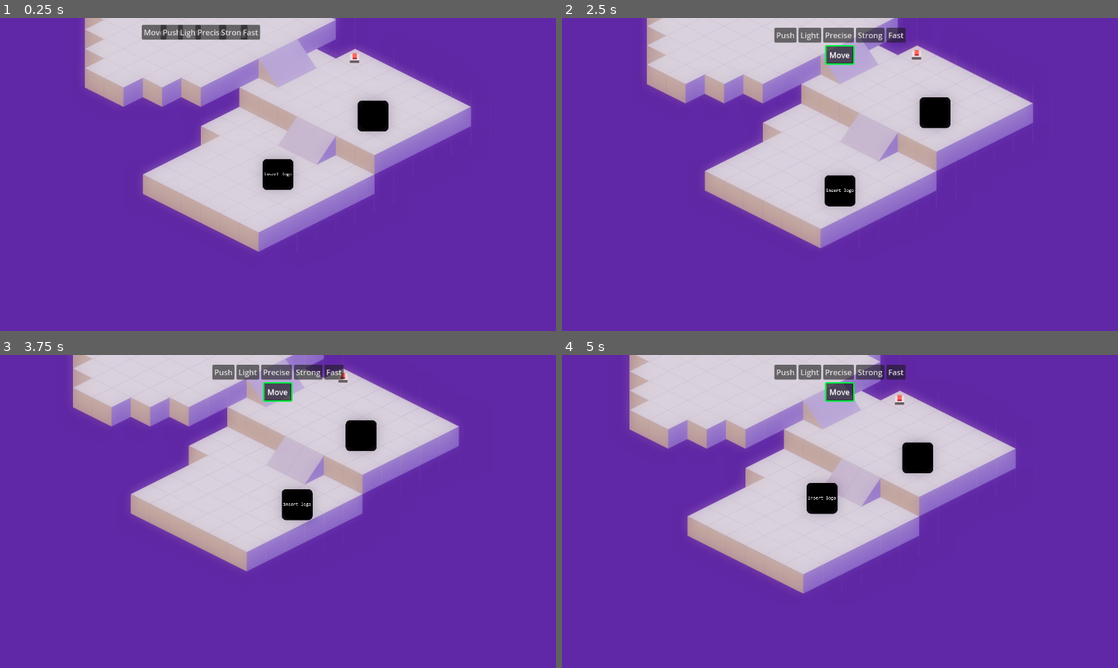
Above: before the commit, frames 1-4 (two rows, left to right).
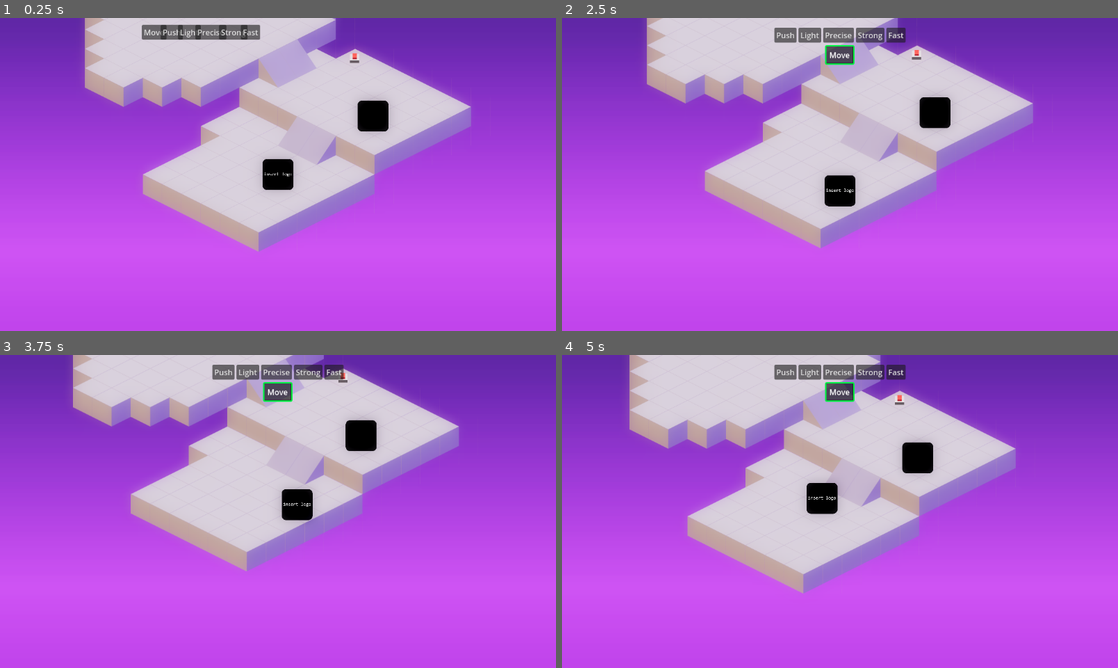
Above: after the commit, the same moments.

Repository: GeordieTomo/ludum-dare-58
Game: Godot game, scene res://environment/levels/test_level.tscn
The game is run twice, just before and just after one commit, with the same random seed, the same clock (stepped at 60 frames per second) and the same inputs.
Inputs:
- Up to frame 1 (0.25 s): no input
- Up to frame 2 (2.5 s): hold Right (right) 0.53-1.25 s; hold E (interact) 0.53-1.25 s; click "Move" at 1.25 s; hold Down (down) from 2.03 s (still down); tap E (interact) at 2.1 s
- Up to frame 3 (3.75 s): release Down (down) at 2.78 s; hold Right (right) 2.78-3.53 s; hold E (interact) 2.78-3.53 s; hold Up (up) from 3.53 s (still down); tap E (interact) at 3.6 s
- Up to frame 4 (5 s): release Up (up) at 4.28 s; hold Left (left) from 4.28 s (still down); hold E (interact) from 4.28 s (still down)

The runs differ from the first frame. In frame 1, 61% of the frame differs, in the area x 0-100%, y 16-100%; in frame 2, 61%; in frame 3, 64%, in the area x 0-100%, y 15-100%; in frame 4, 60%.

Commit message:
add gradient background

Diff:
--- /dev/null
+++ b/environment/camera/camera.tscn
@@ -0,0 +1,8 @@
+[gd_scene load_steps=2 format=3 uid="uid://4nogs7d3ad2i"]
+
+[ext_resource type="Script" uid="uid://bsv8vxvyi0vp0" path="res://environment/camera/camera_follow.gd" id="1_mc6bt"]
+
+[node name="Camera2D" type="Camera2D" node_paths=PackedStringArray("follow_target")]
+script = ExtResource("1_mc6bt")
+lerp_speed = 1.0
+follow_target = NodePath("")
--- /dev/null
+++ b/environment/camera/gradient_background.tscn
@@ -0,0 +1,22 @@
+[gd_scene load_steps=3 format=3 uid="uid://bnrwjwnchl3lt"]
+
+[sub_resource type="Gradient" id="Gradient_duop6"]
+offsets = PackedFloat32Array(0, 0.7459893, 1)
+colors = PackedColorArray(0.2509804, 0.13725491, 0.38431373, 1, 0.47058824, 0.20392157, 0.654902, 1, 0.4328989, 0.18157858, 0.60547686, 1)
+
+[sub_resource type="GradientTexture2D" id="GradientTexture2D_lh7i5"]
+gradient = SubResource("Gradient_duop6")
+fill_to = Vector2(0, 1)
+
+[node name="GradientBackground" type="CanvasLayer"]
+layer = -100
+
+[node name="TextureBackground" type="TextureRect" parent="."]
+anchors_preset = 15
+anchor_right = 1.0
+anchor_bottom = 1.0
+grow_horizontal = 2
+grow_vertical = 2
+size_flags_horizontal = 3
+size_flags_vertical = 3
+texture = SubResource("GradientTexture2D_lh7i5")
--- a/environment/levels/test_level.tscn
+++ b/environment/levels/test_level.tscn
@@ -1,19 +1,13 @@
 [gd_scene load_steps=11 format=4 uid="uid://d1njpdc420slk"]
 
-[ext_resource type="Script" uid="uid://bsv8vxvyi0vp0" path="res://environment/camera_follow.gd" id="1_duop6"]
+[ext_resource type="PackedScene" uid="uid://4nogs7d3ad2i" path="res://environment/camera/camera.tscn" id="1_lh7i5"]
 [ext_resource type="PackedScene" uid="uid://c4vun81r65hwg" path="res://environment/player/player.tscn" id="1_wv683"]
-[ext_resource type="PackedScene" uid="uid://3l07hsqs21m1" path="res://environment/rock.tscn" id="2_eanm7"]
-[ext_resource type="PackedScene" uid="uid://073jjdq44xb5" path="res://environment/button.tscn" id="3_wv683"]
-[ext_resource type="Script" uid="uid://d3jimi2obopk0" path="res://environment/light.gd" id="4_26t1u"]
+[ext_resource type="PackedScene" uid="uid://3l07hsqs21m1" path="res://environment/objects/rock.tscn" id="2_eanm7"]
+[ext_resource type="PackedScene" uid="uid://073jjdq44xb5" path="res://environment/objects/button.tscn" id="3_wv683"]
 [ext_resource type="Texture2D" uid="uid://cgw1v7f8wrfe8" path="res://textures/isometric_tilemap.svg" id="5_38rgo"]
+[ext_resource type="PackedScene" uid="uid://dsh4idvm6281c" path="res://environment/world_environment.tscn" id="5_lh7i5"]
 [ext_resource type="Script" uid="uid://begp3o20cmaw6" path="res://environment/levels/tile_map_collision.gd" id="6_38rgo"]
-
-[sub_resource type="Environment" id="Environment_wv683"]
-background_mode = 3
-tonemap_mode = 3
-glow_enabled = true
-glow_normalized = true
-glow_bloom = 0.52
+[ext_resource type="PackedScene" uid="uid://bnrwjwnchl3lt" path="res://environment/camera/gradient_background.tscn" id="8_r3nbb"]
 
 [sub_resource type="TileSetAtlasSource" id="TileSetAtlasSource_duop6"]
 texture = ExtResource("5_38rgo")
@@ -39,9 +33,7 @@
 
 [node name="TestLevel" type="Node2D"]
 
-[node name="Camera2D" type="Camera2D" parent="." node_paths=PackedStringArray("follow_target")]
-script = ExtResource("1_duop6")
-lerp_speed = 1.0
+[node name="Camera2D" parent="." node_paths=PackedStringArray("follow_target") instance=ExtResource("1_lh7i5")]
 follow_target = NodePath("../player")
 
 [node name="player" parent="." groups=["player"] instance=ExtResource("1_wv683")]
@@ -58,10 +50,7 @@
 z_index = 2
 position = Vector2(159, -241)
 
-[node name="WorldEnvironment" type="WorldEnvironment" parent="."]
-environment = SubResource("Environment_wv683")
-script = ExtResource("4_26t1u")
-light_evaluation_words = Array[int]([2])
+[node name="WorldEnvironment" parent="." instance=ExtResource("5_lh7i5")]
 
 [node name="TileMapLayer" type="TileMapLayer" parent="."]
 modulate = Color(0.5931336, 0.59313357, 0.59313357, 1)
@@ -70,15 +59,4 @@
 tile_set = SubResource("TileSet_duop6")
 script = ExtResource("6_38rgo")
 
-[node name="CanvasLayer" type="CanvasLayer" parent="."]
-layer = -100
-
-[node name="ColorRect" type="ColorRect" parent="CanvasLayer"]
-anchors_preset = 15
-anchor_right = 1.0
-anchor_bottom = 1.0
-grow_horizontal = 2
-grow_vertical = 2
-size_flags_horizontal = 3
-size_flags_vertical = 3
-color = Color(0.2509804, 0.13725491, 0.38431373, 1)
+[node name="GradientBackground" parent="." instance=ExtResource("8_r3nbb")]
--- a/environment/button.tscn
+++ b/environment/objects/button.tscn
@@ -1,6 +1,6 @@
 [gd_scene load_steps=5 format=3 uid="uid://073jjdq44xb5"]
 
-[ext_resource type="Script" uid="uid://cqfp8jkxhnoex" path="res://environment/button.gd" id="1_860eu"]
+[ext_resource type="Script" uid="uid://cqfp8jkxhnoex" path="res://environment/objects/button.gd" id="1_860eu"]
 [ext_resource type="Texture2D" uid="uid://dcjnkcb133s8s" path="res://textures/button_not_pressed.svg" id="2_t176f"]
 [ext_resource type="Texture2D" uid="uid://w2fp20csqkcm" path="res://textures/button_pressed.svg" id="3_xtkmh"]
 
--- a/environment/rock.tscn
+++ b/environment/objects/rock.tscn
@@ -1,6 +1,6 @@
 [gd_scene load_steps=4 format=3 uid="uid://3l07hsqs21m1"]
 
-[ext_resource type="Script" uid="uid://d2w3j7p4iaq2h" path="res://environment/rock.gd" id="1_uywka"]
+[ext_resource type="Script" uid="uid://d2w3j7p4iaq2h" path="res://environment/objects/rock.gd" id="1_uywka"]
 [ext_resource type="Texture2D" uid="uid://bc6dyg3em5280" path="res://textures/small-icon.png" id="2_bogj8"]
 
 [sub_resource type="RectangleShape2D" id="RectangleShape2D_4ptq8"]
--- /dev/null
+++ b/environment/world_environment.tscn
@@ -0,0 +1,15 @@
+[gd_scene load_steps=3 format=3 uid="uid://dsh4idvm6281c"]
+
+[ext_resource type="Script" uid="uid://d3jimi2obopk0" path="res://environment/camera/light.gd" id="1_l4wck"]
+
+[sub_resource type="Environment" id="Environment_wv683"]
+background_mode = 3
+tonemap_mode = 3
+glow_enabled = true
+glow_normalized = true
+glow_bloom = 0.52
+
+[node name="WorldEnvironment" type="WorldEnvironment"]
+environment = SubResource("Environment_wv683")
+script = ExtResource("1_l4wck")
+light_evaluation_words = Array[int]([2])
Renamed: environment/camera_follow.gd -> environment/camera/camera_follow.gd
Renamed: environment/camera_follow.gd.uid -> environment/camera/camera_follow.gd.uid
Renamed: environment/light.gd -> environment/camera/light.gd
Renamed: environment/light.gd.uid -> environment/camera/light.gd.uid
Renamed: environment/button.gd -> environment/objects/button.gd
Renamed: environment/button.gd.uid -> environment/objects/button.gd.uid
Renamed: environment/rock.gd -> environment/objects/rock.gd
Renamed: environment/rock.gd.uid -> environment/objects/rock.gd.uid
